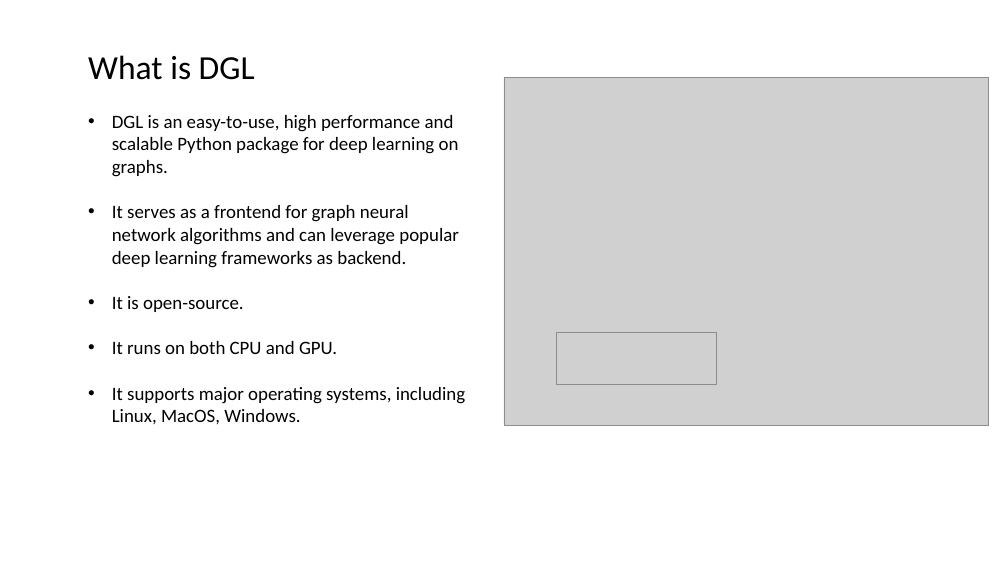
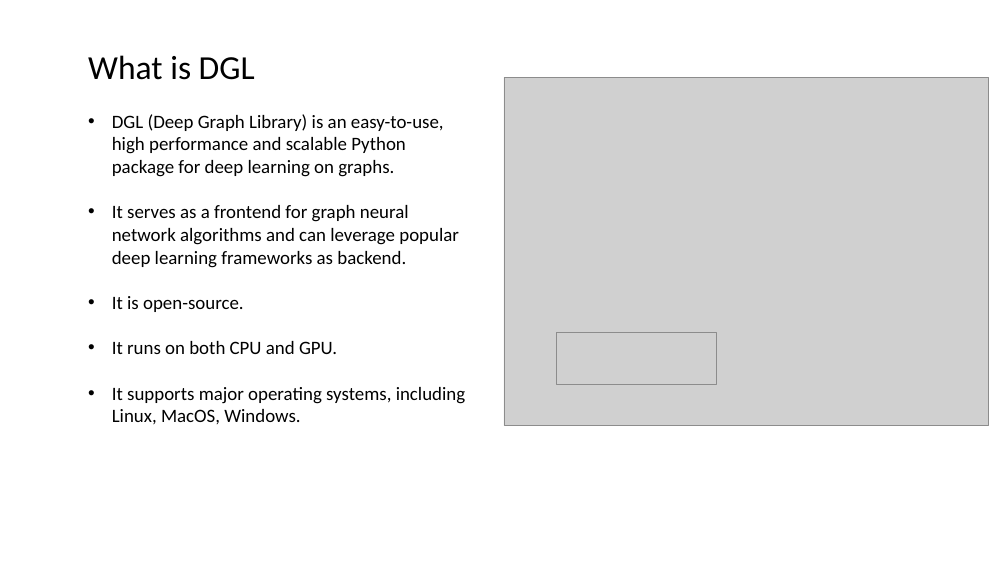
Before and after one commit to 596050/DGL_Internal_Workshop_April2020, a slide deck: slide 2 of Session02.pptx. Drawn at 1008x567 pixels with LibreOffice and Linux fonts; fonts in the diff are those of the drawing; grey boxes stand for pictures. Boxes give left, top, right and bottom in pixels: in the first picture for what was removed or moved away, otherwise in the second. Text is boxed around its words. In the diff, an @@ line names an element or a change of style, - is before the commit and + after.

```diff
--- a/Session02.pptx
+++ b/Session02.pptx
@@ text at (112, 114, 444, 177): text changed @@
-• DGL is an easy-to-use, high performance and scalable Python package for deep learning on graphs.
+• DGL (Deep Graph Library) is an easy-to-use, high performance and scalable Python package for deep learning on graphs.
```
Also in this commit, not shown: 5 other slides changed, 1 slide added, 1 other file.
